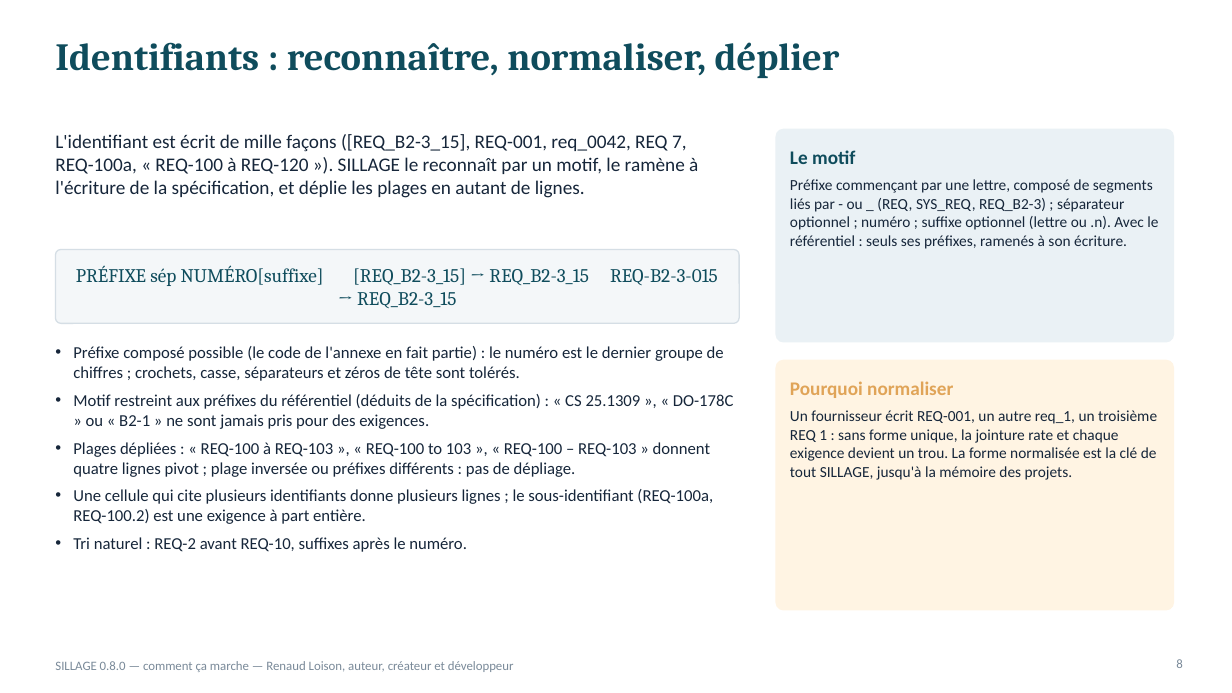
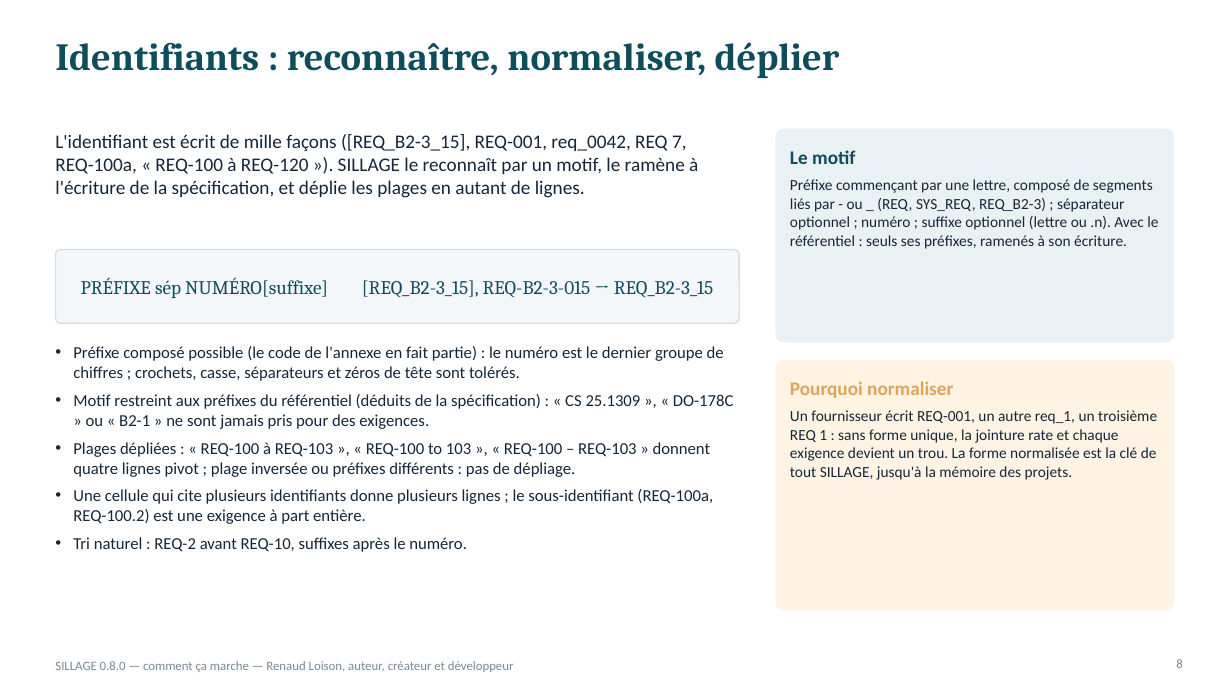
Before and after one commit to Renopop/SILLAGE, a slide deck: slide 8 of docs/SILLAGE_comment_ca_marche_principes.pptx. Drawn at 1232x693 pixels with LibreOffice and Linux fonts; fonts in the diff are those of the drawing. Boxes give left, top, right and bottom in pixels: in the first picture for what was removed or moved away, otherwise in the second. Text is boxed around its words. In the diff, an @@ line names an element or a change of style, - is before the commit and + after.

```diff
--- a/docs/SILLAGE_comment_ca_marche_principes.pptx
+++ b/docs/SILLAGE_comment_ca_marche_principes.pptx
@@ text at (81, 277, 713, 298): text changed @@
-PRÉFIXE sép NUMÉRO[suffixe] [REQ_B2-3_15] → REQ_B2-3_15 REQ-B2-3-015 → REQ_B2-3_15
+PRÉFIXE sép NUMÉRO[suffixe] [REQ_B2-3_15], REQ-B2-3-015 → REQ_B2-3_15
```
Also in this commit, not shown: 1 other file.
